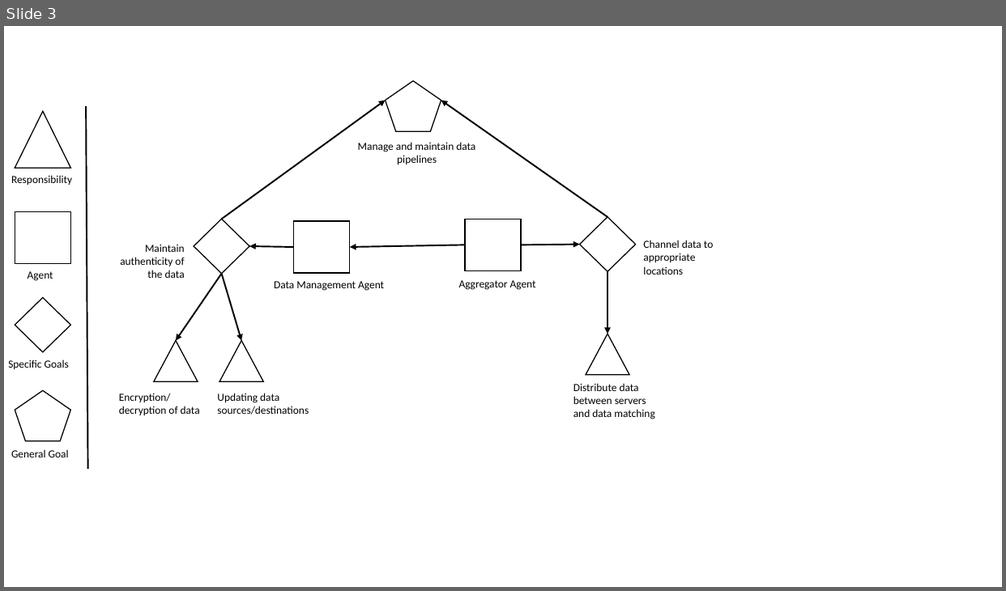
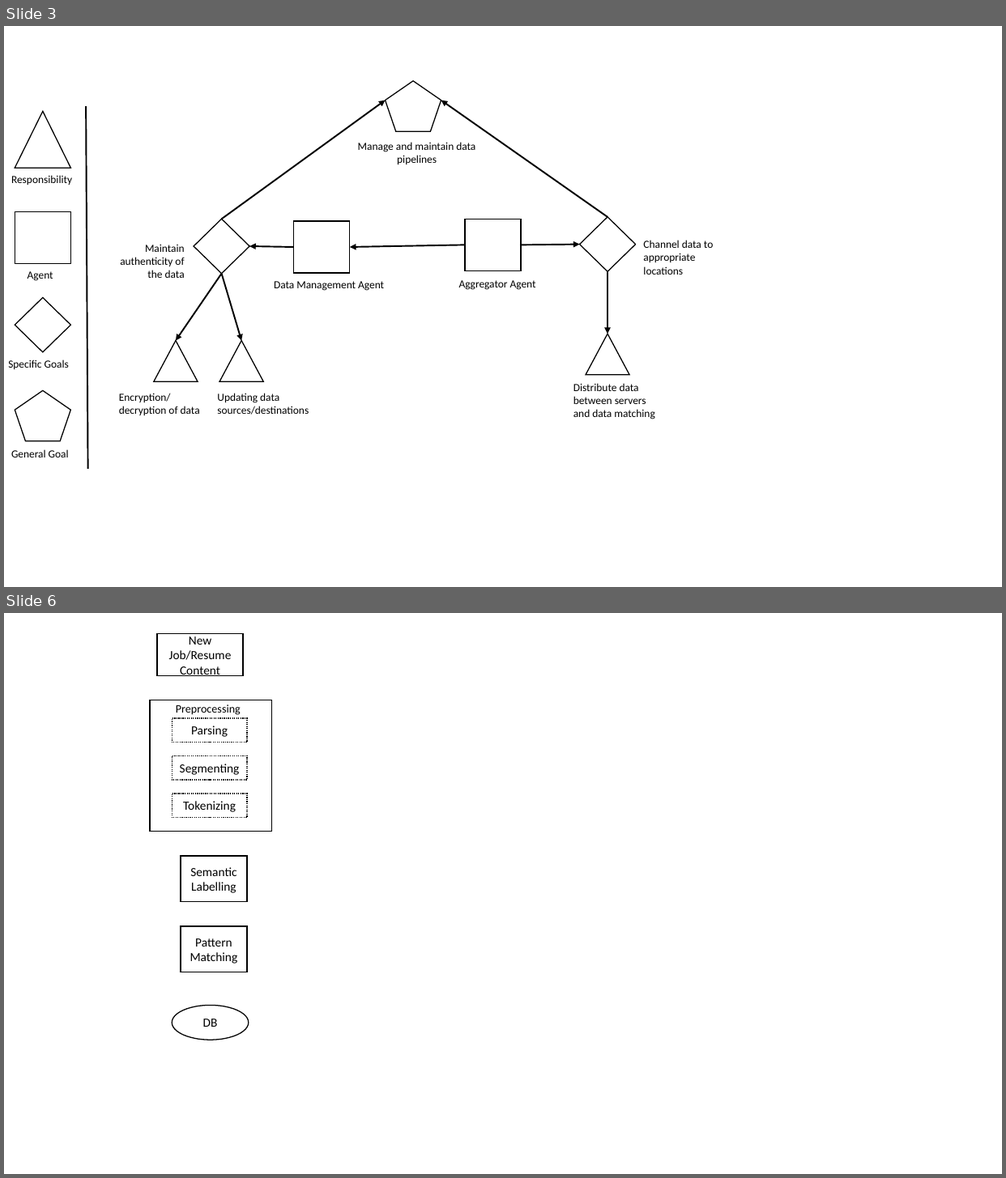
Before and after one commit to zxingz/Thesis, a slide deck: Risk Models.pptx. Shown one above the other, each under a label of ours: slide 3 before the commit, slides 3 and 6 after it; the slides between them are not shown. The pictures are 1006x591 and 1006x1178 pixels, drawn with LibreOffice and Linux fonts; fonts in the diff are those of the drawing. Boxes give left, top, right and bottom in pixels: in the first picture for what was removed or moved away, otherwise in the second. Text is boxed around its words. In the diff, an @@ line names an element or a change of style, - is before the commit and + after.

```diff
--- a/Risk Models.pptx
+++ b/Risk Models.pptx
@@ slide 6 added at (x1=4, y1=613, x2=1002, y2=1174), background #FFFFFF @@
@@ rectangle added at (x1=157, y1=634, x2=244, y2=676), fill #FFFFFF, outline #000000 1 pt, 12 pt, text #000000 @@
+New Job/Resume Content
@@ rectangle added at (x1=150, y1=700, x2=272, y2=832), fill #FFFFFF, outline #000000 1 pt @@
@@ text added at (x1=176, y1=705, x2=241, y2=715), 11 pt, text #000000 @@
+Preprocessing
@@ rectangle added at (x1=172, y1=718, x2=246, y2=743), fill #FFFFFF, outline #000000 1 pt dashed, 12 pt, text #000000 @@
+Parsing
@@ rectangle added at (x1=172, y1=756, x2=246, y2=780), fill #FFFFFF, outline #000000 1 pt dashed, 12 pt, text #000000 @@
+Segmenting
@@ rectangle added at (x1=172, y1=794, x2=246, y2=817), fill #FFFFFF, outline #000000 1 pt dashed, 12 pt, text #000000 @@
+Tokenizing
@@ rectangle added at (x1=181, y1=856, x2=247, y2=902), fill #FFFFFF, outline #000000 1 pt, 12 pt, text #000000 @@
+Semantic Labelling
@@ rectangle added at (x1=181, y1=926, x2=247, y2=973), fill #FFFFFF, outline #000000 1 pt, 12 pt, text #000000 @@
+Pattern Matching
@@ ellipse added at (x1=172, y1=1005, x2=248, y2=1040), fill #FFFFFF, outline #000000 1 pt, 12 pt, text #000000 @@
+DB
```
Also in this commit, not shown: 2 other slides added, 4 other files.
